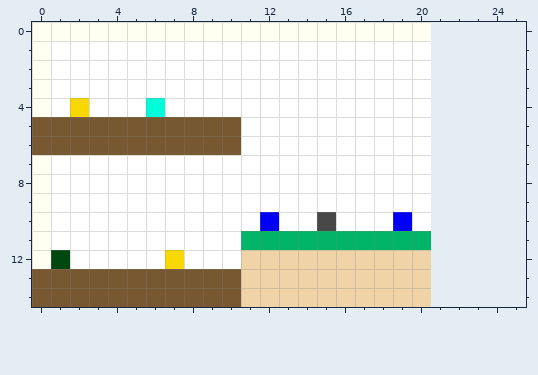
Pixel-art sprite, stored at tamagon/res/level1.png. This is how it looked before the edit.
The file is 21x15 pixels. Colours within 5 levels of each other are drawn and written as one. The old version is drawn lined up with the new one, on the new canvas.
And afterwards:
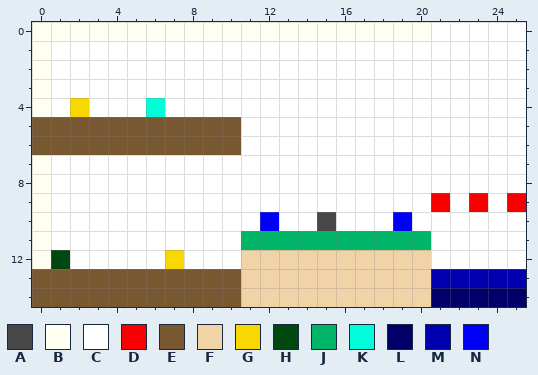
Palette (. is transparent): A #484848  B #fffff1  C #ffffff  D #f80000  E #785830  F #f0d4a8  G #f8d800  H #004810  J #00b468  K #00fcd8  L #000068  M #0000b0  N #0000f8
The exact change:
canvas 21x15 -> 26x15
@@ x 19..25 @@
- 0 BB.....
- 1 CC.....
- 2 CC.....
- 3 CC.....
- 4 CC.....
- 5 CC.....
- 6 CC.....
- 7 CC.....
- 8 CC.....
- 9 CC.....
-10 NC.....
-11 JJ.....
-12 FF.....
-13 FF.....
-14 FF.....
+ 0 BBCCCCC
+ 1 CCCCCCC
+ 2 CCCCCCC
+ 3 CCCCCCC
+ 4 CCCCCCC
+ 5 CCCCCCC
+ 6 CCCCCCC
+ 7 CCCCCCC
+ 8 CCCCCCC
+ 9 CCDCDCD
+10 NCCCCCC
+11 JJCCCCC
+12 FFCCCCC
+13 FFMMMMM
+14 FFLLLLL
Pixel boxes of the changes (left, top, right, bottom) in both pictures:
added: (431, 22, 526, 307)
